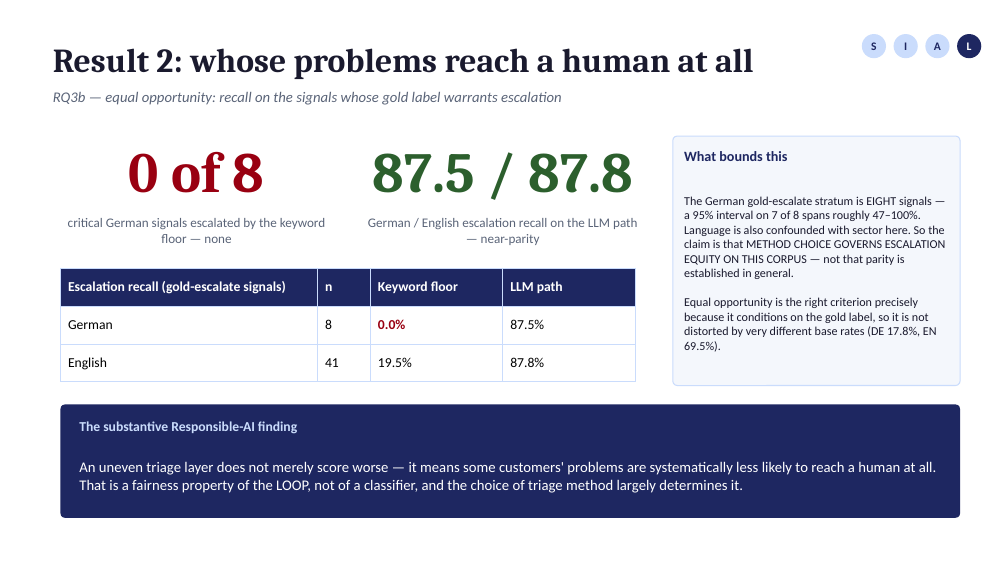
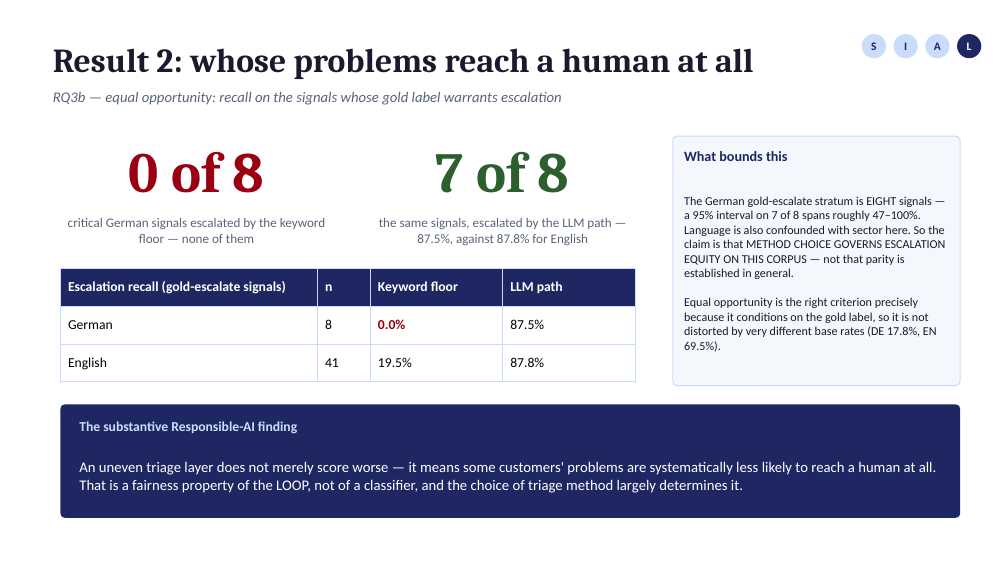
Before and after one commit to fogu13/CLARA, a slide deck: slide 14 of thesis/defense/defense_deck.pptx. Drawn at 1008x567 pixels with LibreOffice and Linux fonts; fonts in the diff are those of the drawing. Boxes give left, top, right and bottom in pixels: in the first picture for what was removed or moved away, otherwise in the second. Text is boxed around its words. In the diff, an @@ line names an element or a change of style, - is before the commit and + after.

```diff
--- a/thesis/defense/defense_deck.pptx
+++ b/thesis/defense/defense_deck.pptx
@@ text at bbox=[436, 152, 570, 193]: text changed @@
-87.5 / 87.8
+7 of 8
@@ text at bbox=[68, 218, 325, 243]: text changed @@
-critical German signals escalated by the keyword floor — none
+critical German signals escalated by the keyword floor — none of them
@@ text at bbox=[379, 218, 611, 245]: text changed @@
-German / English escalation recall on the LLM path — near-parity
+the same signals, escalated by the LLM path — 87.5%, against 87.8% for English
```
Also in this commit, not shown: 1 other file.
